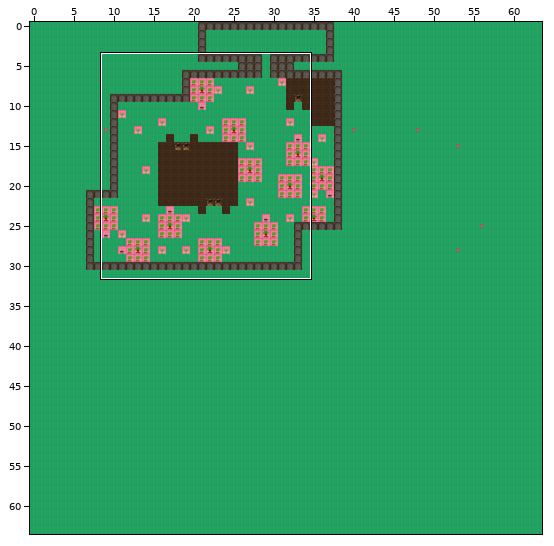
Two states of a Tiled map, assets/tiled/mapFarm.tmx. The first picture is a wide view before the edit; the outline marks the close-up.
Close-up. As it was:
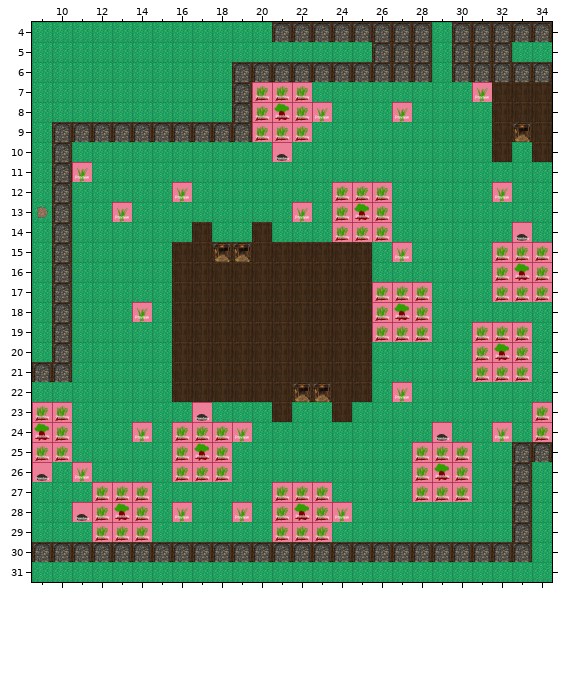
Cells are 64x64 px. Shown: x 9..34, y 4..31.
New version:
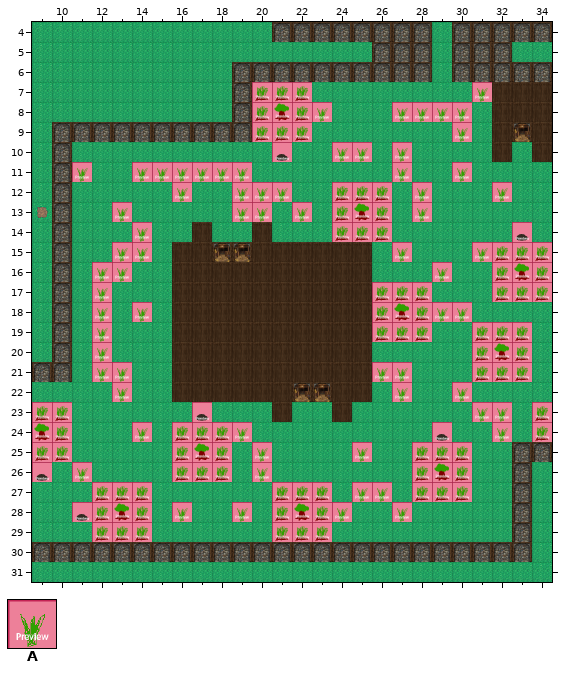
Key: from "tileset": A 18.
_ is an empty cell.
Changes in this commit:
{"where": "layer \"walls\""}
{"y":8,"x":28,"old":"___","new":"AAA"}
{"y":9,"x":30,"old":"_","new":"A"}
{"y":10,"x":24,"old":"__","new":"AA"}
{"y":10,"x":27,"old":"_","new":"A"}
{"y":11,"x":14,"old":"______","new":"AAAAAA"}
{"y":11,"x":27,"old":"_","new":"A"}
{"y":11,"x":30,"old":"_","new":"A"}
{"y":12,"x":19,"old":"___","new":"AAA"}
{"y":12,"x":28,"old":"_","new":"A"}
{"y":13,"x":19,"old":"__","new":"AA"}
{"y":13,"x":28,"old":"_","new":"A"}
{"y":14,"x":14,"old":"_","new":"A"}
{"y":15,"x":13,"old":"__","new":"AA"}
{"y":15,"x":31,"old":"_","new":"A"}
{"y":16,"x":12,"old":"__","new":"AA"}
{"y":16,"x":29,"old":"_","new":"A"}
{"y":17,"x":12,"old":"_","new":"A"}
{"y":18,"x":12,"old":"_","new":"A"}
{"y":18,"x":29,"old":"__","new":"AA"}
{"y":19,"x":12,"old":"_","new":"A"}
{"y":20,"x":12,"old":"_","new":"A"}
{"y":21,"x":12,"old":"__","new":"AA"}
{"y":21,"x":26,"old":"__","new":"AA"}
{"y":22,"x":13,"old":"_","new":"A"}
{"y":22,"x":30,"old":"_","new":"A"}
{"y":23,"x":31,"old":"__","new":"AA"}
{"y":25,"x":20,"old":"_","new":"A"}
{"y":25,"x":25,"old":"_","new":"A"}
{"y":26,"x":20,"old":"_","new":"A"}
{"y":27,"x":25,"old":"__","new":"AA"}
{"y":28,"x":27,"old":"_","new":"A"}
